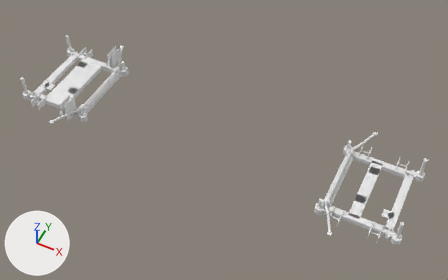
Before and after pictures for a commit that changed the glTF model web/public/assets/chassis.glb.
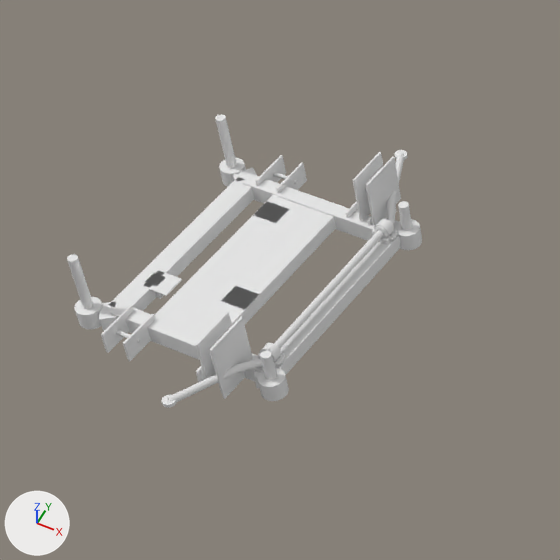
The first picture shows the older version from a camera (50 mm lens) standing at (1.91, -3.44, 4.49) and looking at (0.2, -0.03, 0.23). The close-ups show the older and then the newer version on the part from 0% to 38% of the width and 0% to 61% of the height of that picture. Only the edits that show in the close-ups are written down. Arrows for +X, +Y and +Z are at lower left; the lights stay in place. Where no turn or scale is listed for an object, it has been applied to the vertices. Vertices at exactly the same position are counted once.
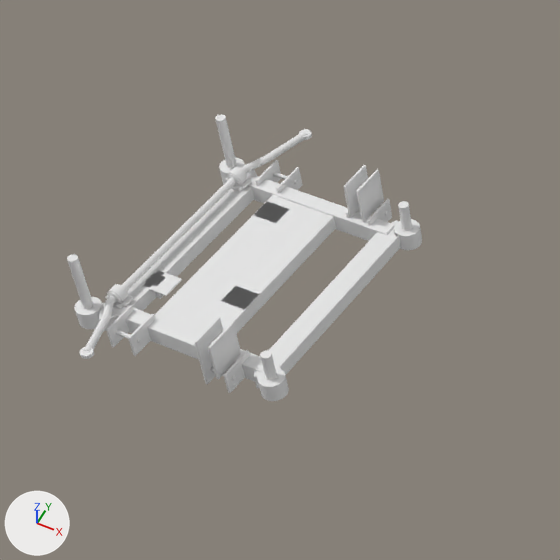
ob_rear_anti_roll_bar is not drawn itself; it is the parent of ob_mesh_6.

Where the newer file only moved an object's origin or applied its transform, the numbers keep the older frame.

The change in detail:
me_mesh_6 is used by ob_mesh_6; parent ob_rear_anti_roll_bar; location (-0.324, 0.62, -0.135); scale (0.0000757, 0.0000757, 0.0000757).
me_mesh_6 had 1024 vertices, 2020 faces and spanned x 3040.0..5524.0, y -16383.0..0.0, z 1401.0..2166.0.
me_mesh_6 now has 1024 vertices, 2020 faces and spans x 3594.0..5721.0, y -16383.0..0.0, z 1525.0..2355.0.
me_mesh_6 part 1: the loose piece of 8 vertices spanning x 5366.0..5524.0, y -4439.0..-4016.0, z 1493.0..1573.0 is scaled about its middle by (1.09, 1.09, 1.07), then moved by (-844.0, 348.0, 136.0).
me_mesh_6 part 2: the loose piece of 8 vertices spanning x 5366.0..5524.0, y -12367.0..-11944.0, z 1493.0..1573.0 is scaled about its middle by (1.09, 1.09, 1.07), then moved by (-844.0, -348.0, 136.0).
me_mesh_6 part 3: 992 of 1024 vertices moved; they spanned x 3040.0..5366.0, y -16383.0..0.0, z 1401.0..2166.0 and now span x 3767.0..5721.0, y -16383.0..0.0, z 1525.0..2355.0; mean shift (417.0, 0.0, 164.0); largest move (4628.0, -13546.0, 1923.0) -> (4564.0, -2366.0, 2012.0).
Other edits to the shape of me_mesh_6 do not show in these pictures.
me_mesh_7 is used by ob_mesh_7; location (-1.77, 0.62, 0.172).
me_mesh_7 had 1604 vertices, 3084 faces and spanned x 0.0..0.648, y -1.09..-0.15, z 0.022..0.248.
me_mesh_7 now has 1602 vertices, 3084 faces and spans x 0.0..0.648, y -1.055..-0.185, z 0.023..0.207.
me_mesh_7 part 4: the loose piece of 56 vertices spanning x 0.54..0.548, y -0.3..-0.15, z 0.078..0.248 is scaled about its middle by (0.998, 0.762, 0.76), then moved by (-0.088, -0.017, -0.02).
me_mesh_7 part 5: the loose piece of 56 vertices spanning x 0.54..0.548, y -1.09..-0.94, z 0.078..0.248 is scaled about its middle by (0.998, 0.762, 0.76), then moved by (-0.088, 0.017, -0.02).
me_mesh_7 part 6: the loose piece of 56 vertices spanning x 0.575..0.625, y -0.35..-0.29, z 0.076..0.092 is deleted.
me_mesh_7 part 7: 56 vertices moved from x 0.446..0.534, y -0.168..-0.165, z 0.027..0.102 to x 0.446..0.534, y -0.193..-0.19, z 0.028..0.102; 55 vertices removed from x 0.492..0.5, y -0.3..-0.15, z 0.078..0.248; 55 vertices added at x 0.5..0.508, y -0.3..-0.185, z 0.077..0.207.
me_mesh_7 part 8: 56 vertices moved from x 0.446..0.534, y -1.075..-1.072, z 0.027..0.102 to x 0.446..0.534, y -1.05..-1.047, z 0.028..0.102; 55 vertices removed from x 0.492..0.5, y -1.09..-0.94, z 0.078..0.248; 55 vertices added at x 0.5..0.508, y -1.055..-0.94, z 0.077..0.207.
me_mesh_7 part 9: 56 vertices moved from x 0.106..0.194, y -0.168..-0.165, z 0.027..0.102 to x 0.106..0.194, y -0.193..-0.19, z 0.028..0.102; 55 vertices added at x 0.025..0.075, y -0.35..-0.29, z 0.075..0.091.
me_mesh_7 part 10: 56 vertices moved from x 0.106..0.194, y -1.075..-1.072, z 0.027..0.102 to x 0.106..0.194, y -1.05..-1.047, z 0.028..0.102; 55 vertices added at x 0.025..0.075, y -0.95..-0.89, z 0.075..0.091.
Other edits to the shape of me_mesh_7 do not show in these pictures.
Object 'rear-anti-roll-bar' (ob_rear_anti_roll_bar) moves from (-1.226, 0.0, 0.283) to (-1.684, 0.0, 0.283).
Object 'Mesh_6' (ob_mesh_6) moves from (-0.324, 0.62, -0.135) to (-0.324, 0.57, -0.135).
Object 'Mesh_6' (ob_mesh_6) is rescaled from (0.0000757, 0.0000757, 0.0000757) to (0.0000696, 0.0000696, 0.0000696).

Where the change shows, as pixel boxes [x1, y1, x2, y2] in the close-ups (560 x 560 px; the box of a moved part takes in the faces that stretch with it):
'Mesh_7', reshaped: before [99, 152, 401, 399]; after [99, 160, 401, 393]
'Mesh_6', reshaped, moved, rescaled (11% shorter): before [162, 150, 407, 408]; after [79, 129, 312, 359]
part 1 of me_mesh_6, moved or reshaped: before [389, 232, 398, 240]; after [242, 180, 251, 188]
part 2 of me_mesh_6, moved or reshaped: before [276, 356, 286, 365]; after [123, 297, 133, 306]
part 3 of me_mesh_6, moved or reshaped: before [168, 152, 404, 402]; after [83, 131, 307, 351]
part 4 of me_mesh_7, moved or reshaped: before [366, 157, 401, 226]; after [344, 165, 368, 217]
part 5 of me_mesh_7, moved or reshaped: before [210, 317, 253, 392]; after [194, 317, 223, 374]
part 6 of me_mesh_7, deleted: before [379, 229, 397, 244]
part 7 of me_mesh_7, moved or reshaped: before [347, 152, 397, 224]; after [347, 169, 392, 224]
part 8 of me_mesh_7, moved or reshaped: before [196, 312, 245, 399]; after [201, 323, 249, 393]
part 9 of me_mesh_7, moved or reshaped: before [256, 155, 307, 192]; after [231, 160, 302, 192]
part 10 of me_mesh_7, moved or reshaped: before [101, 306, 155, 361]; after [106, 294, 155, 356]
